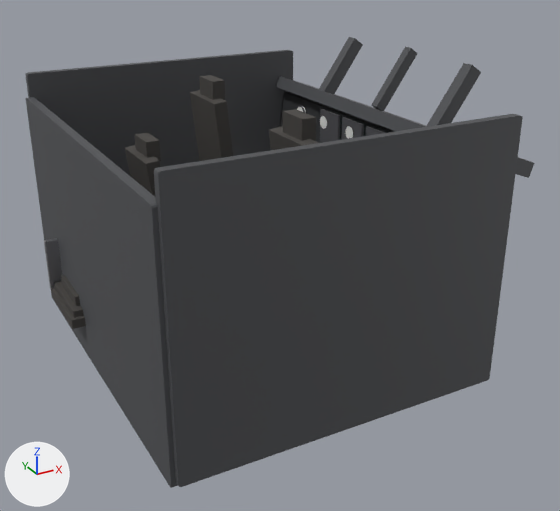
A saved change to the Blender file B-2 Spirit/Shapes/Cockpit_Source/B2_Spirit_Cockpit_Blockout.blend.
Both versions are drawn from a 50 mm lens placed at (4.13, -4.72, 3.47), pointed at (6.6, -0.23, 1.22). Every picture has the same lights, and +X, +Y and +Z are marked at lower left. The older version comes first.

Names of what the first picture shows: 'Copilot_Seat_Headrest', 'Interior_Aft_Bulkhead', 'Interior_Wall_L', 'Interior_Wall_R', 'MFD_5_Bezel', 'Panel_Glareshield', 'Panel_Main', 'Pilot_Seat_Back', 'Relief_Seat_Back', 'Windscreen_Center', 'Windscreen_Post_L', 'Windscreen_Post_R' and 11 more.
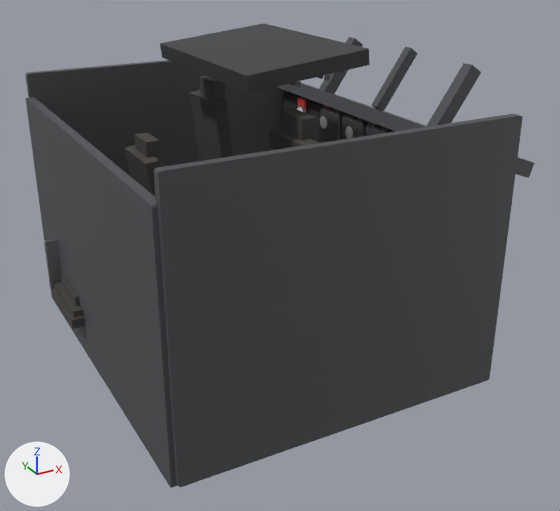
Pixel boxes [x1, y1, x2, y2] of what changed, in the pictures (560 x 511 px):
'Overhead_Panel', added
    after: [160, 23, 370, 93]
'MasterCaution_L', added
    after: [298, 97, 306, 110]

The change, as a list of edits to the scene's bpy script:
```text
Add me_overhead_panel_mesh:
    me_overhead_panel_mesh.from_pydata(...)  # a box spanning x -0.5..0.5, y -0.5..0.5, z -0.5..0.5
    me_overhead_panel_mesh.materials.append(mat_b2_cockpit_panel_mat)  # dark grey #353638
Add me_mastercaution_l_mesh:
    me_mastercaution_l_mesh.from_pydata(...)  # a box spanning x -0.5..0.5, y -0.5..0.5, z -0.5..0.5
    me_mastercaution_l_mesh.materials.append(mat_b2_cockpit_flag_mat)  # red #d3453f
Add ob_overhead_panel:
    ob_overhead_panel = bpy.data.objects.new('Overhead_Panel', me_overhead_panel_mesh)
    ob_overhead_panel.parent = ob_cockpit_root
    ob_overhead_panel.location = (6.55, 0.0, 2.62)
    ob_overhead_panel.rotation_euler = (0.0, -0.105, 0.0)  # degrees (0, -6, 0)
    ob_overhead_panel.scale = (0.85, 1.4, 0.1)
    _m = ob_overhead_panel.modifiers.new('Bevel', 'BEVEL')
    _m.width = 0.008
    _m.width_pct = 0.008
    _m.segments = 2
Add ob_mastercaution_l:
    ob_mastercaution_l = bpy.data.objects.new('MasterCaution_L', me_mastercaution_l_mesh)
    ob_mastercaution_l.parent = ob_cockpit_root
    ob_mastercaution_l.location = (7.46, 0.95, 2.0)
    ob_mastercaution_l.scale = (0.02, 0.11, 0.09)
    _m = ob_mastercaution_l.modifiers.new('Bevel', 'BEVEL')
    _m.width = 0.006
    _m.width_pct = 0.006
    _m.segments = 2
```
